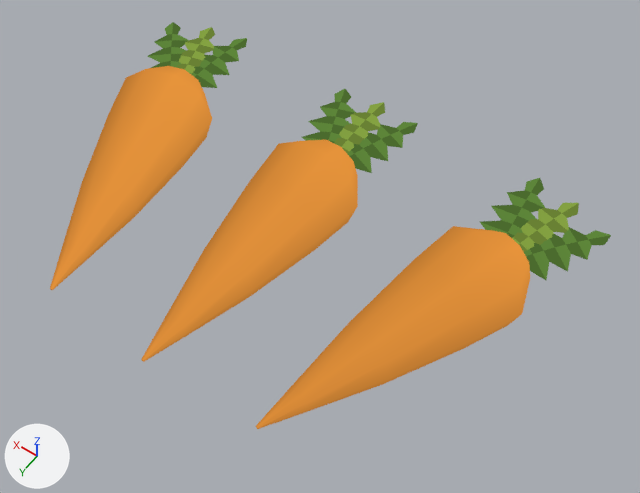
Renders of the glTF model art/exports/pile-vegetable-3.gltf from each side of a commit.
Rendered twice from a camera (50 mm lens) standing at (-0.567, 0.642, 1.146) and looking at (-0.076, -0.046, 0.064). The axes (+X, +Y, +Z) are drawn at lower left. The lights are the same throughout. The picture after the commit comes second. Vertices at exactly the same position are counted once.

Before the edit, the objects in view are built like this:
```python
me_pile_vegetable_3 = bpy.data.meshes.new('pile-vegetable-3')
me_pile_vegetable_3.from_pydata(...)  # 585 vertices, 1356 faces; spans x -0.437..0.437, y -0.339..0.27, z 0.0..0.162
me_pile_vegetable_3.materials.append(mat_bakedpalette)
ob_pile_vegetable_3 = bpy.data.objects.new('pile-vegetable-3', me_pile_vegetable_3)
ob_pile_vegetable_3.location = (0.0, 0.0, 0.0)
```
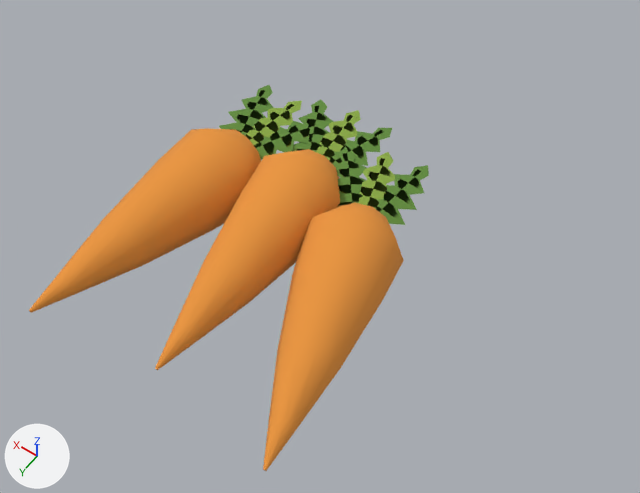
Boxes [x1, y1, x2, y2] around the edits, measured in the pictures (640 x 493 px; the box of a moved part takes in the faces that stretch with it):
'pile-vegetable-3', recoloured, reshaped (29% narrower)
    before: [50, 22, 611, 429]
    after: [29, 85, 429, 471]
part 1 of me_pile_vegetable_3, moved or reshaped
    before: [256, 226, 530, 429]
    after: [263, 202, 404, 471]
part 2 of me_pile_vegetable_3, moved or reshaped
    before: [524, 227, 611, 280]
    after: [376, 165, 429, 225]
part 3 of me_pile_vegetable_3, moved or reshaped
    before: [512, 203, 579, 252]
    after: [359, 152, 395, 209]
part 4 of me_pile_vegetable_3, moved or reshaped
    before: [479, 178, 545, 238]
    after: [335, 146, 366, 207]
part 5 of me_pile_vegetable_3, moved or reshaped
    before: [141, 140, 358, 362]
    after: [155, 149, 340, 370]
part 6 of me_pile_vegetable_3, moved or reshaped
    before: [347, 122, 418, 173]
    after: [329, 128, 392, 166]
part 7 of me_pile_vegetable_3, moved or reshaped
    before: [334, 102, 385, 153]
    after: [316, 110, 361, 160]
part 8 of me_pile_vegetable_3, moved or reshaped
    before: [301, 89, 356, 143]
    after: [293, 99, 334, 152]
part 9 of me_pile_vegetable_3, moved or reshaped
    before: [50, 66, 212, 290]
    after: [29, 128, 261, 312]
part 10 of me_pile_vegetable_3, moved or reshaped
    before: [192, 38, 247, 88]
    after: [254, 121, 326, 159]
part 11 of me_pile_vegetable_3, moved or reshaped
    before: [177, 27, 215, 75]
    after: [245, 100, 302, 145]
part 12 of me_pile_vegetable_3, moved or reshaped
    before: [148, 22, 189, 68]
    after: [219, 85, 274, 136]
part 13 of me_pile_vegetable_3, recoloured
    before: [177, 27, 579, 252]
    after: [245, 100, 395, 209]
part 14 of me_pile_vegetable_3, recoloured
    before: [50, 66, 530, 429]
    after: [29, 128, 404, 471]
part 15 of me_pile_vegetable_3, recoloured
    before: [148, 22, 611, 280]
    after: [219, 85, 429, 225]

Edits to the bpy script that builds the scene:
```text
Add mat_mattepalettealbedo:
    mat_mattepalettealbedo = bpy.data.materials.new('MattePaletteAlbedo')
    mat_mattepalettealbedo.use_nodes = True; mat_mattepalettealbedo.node_tree.nodes.clear()
    _N = mat_mattepalettealbedo.node_tree.nodes; _L = mat_mattepalettealbedo.node_tree.links
    n0 = _N.new('ShaderNodeBsdfPrincipled'); n0.name = 'Principled BSDF'
    n0.inputs[2].default_value = 1.0  # 'Roughness'
    n1 = _N.new('ShaderNodeOutputMaterial'); n1.name = 'Material Output'
    n2 = _N.new('ShaderNodeVertexColor'); n2.name = 'Color Attribute'
    _L.new(n0.outputs[0], n1.inputs[0])  # 'BSDF' to 'Surface'
    _L.new(n2.outputs[0], n0.inputs[0])  # 'Color' to 'Base Color'
Change me_pile_vegetable_3:
    remove me_pile_vegetable_3.from_pydata(...)  # 585 vertices, 1356 faces; spans x -0.437..0.437, y -0.339..0.27, z 0.0..0.162
    remove me_pile_vegetable_3.materials.append(mat_bakedpalette)
    add me_pile_vegetable_3.from_pydata(...)  # 585 vertices, 1356 faces; spans x -0.236..0.224, y -0.303..0.302, z 0.0..0.152
    me_pile_vegetable_3 part 1: the loose piece of 60 vertices spanning x -0.391..-0.189, y -0.196..0.259, z 0.0..0.162 is turned 34 degrees about the z axis through its middle and scaled by 0.94, then moved by (0.098, 0.037, -0.005)
    me_pile_vegetable_3 part 2: the loose piece of 45 vertices spanning x -0.437..-0.283, y -0.295..-0.105, z 0.065..0.105 is turned 34 degrees about the z axis through its middle and scaled by 0.94, then moved by (0.235, 0.051, -0.005)
    me_pile_vegetable_3 part 3: the loose piece of 45 vertices spanning x -0.385..-0.281, y -0.325..-0.093, z 0.065..0.105 is turned 34 degrees about the z axis through its middle and scaled by 0.94, then moved by (0.234, 0.068, -0.005)
    me_pile_vegetable_3 part 4: the loose piece of 45 vertices spanning x -0.354..-0.26, y -0.337..-0.096, z 0.065..0.105 is turned 34 degrees about the z axis through its middle and scaled by 0.94, then moved by (0.232, 0.083, -0.005)
    me_pile_vegetable_3 part 5: the loose piece of 60 vertices spanning x -0.085..0.085, y -0.19..0.27, z 0.0..0.162 is turned 5 degrees about the z axis through its middle and scaled by 0.94, then moved by (-0.003, 0.012, -0.005)
    me_pile_vegetable_3 part 6: the loose piece of 45 vertices spanning x -0.083..0.029, y -0.33..-0.105, z 0.065..0.105 is turned 5 degrees about the z axis through its middle and scaled by 0.94, then moved by (0.02, 0.026, -0.005)
    me_pile_vegetable_3 part 7: the loose piece of 45 vertices spanning x -0.047..0.047, y -0.339..-0.097, z 0.065..0.105 is turned 5 degrees about the z axis through its middle and scaled by 0.94, then moved by (0.018, 0.028, -0.005)
    me_pile_vegetable_3 part 8: the loose piece of 45 vertices spanning x -0.029..0.083, y -0.33..-0.105, z 0.065..0.105 is turned 5 degrees about the z axis through its middle and scaled by 0.94, then moved by (0.016, 0.03, -0.005)
    me_pile_vegetable_3 part 9: the loose piece of 60 vertices spanning x 0.189..0.391, y -0.196..0.259, z 0.0..0.162 is turned -24 degrees about the z axis through its middle and scaled by 0.94, then moved by (-0.101, 0.038, -0.005)
    me_pile_vegetable_3 part 10: the loose piece of 45 vertices spanning x 0.26..0.354, y -0.337..-0.096, z 0.065..0.105 is turned -24 degrees about the z axis through its middle and scaled by 0.94, then moved by (-0.198, 0.067, -0.005)
    me_pile_vegetable_3 part 11: the loose piece of 45 vertices spanning x 0.281..0.385, y -0.325..-0.093, z 0.065..0.105 is turned -24 degrees about the z axis through its middle and scaled by 0.94, then moved by (-0.199, 0.056, -0.005)
    me_pile_vegetable_3 part 12: the loose piece of 45 vertices spanning x 0.283..0.437, y -0.295..-0.105, z 0.065..0.105 is turned -24 degrees about the z axis through its middle and scaled by 0.94, then moved by (-0.199, 0.044, -0.005)
    me_pile_vegetable_3 part 13: 336 faces centred in x -0.373..0.373, y -0.333..-0.097, z 0.067..0.104 are repainted in the vertex colours; the middle colour goes from green #728c39 to green #89a844
    me_pile_vegetable_3 part 14: 348 faces centred in x -0.379..0.379, y -0.194..0.27, z 0.003..0.158 are repainted in the vertex colours; the middle colour goes from orange #b4732e to orange #e9953c
    me_pile_vegetable_3 part 15: 672 faces centred in x -0.437..0.437, y -0.331..-0.101, z 0.067..0.104 are repainted in the vertex colours; the middle colour goes from dark green #517432 to green #618b3c
    add me_pile_vegetable_3.materials.append(mat_mattepalettealbedo)
```
